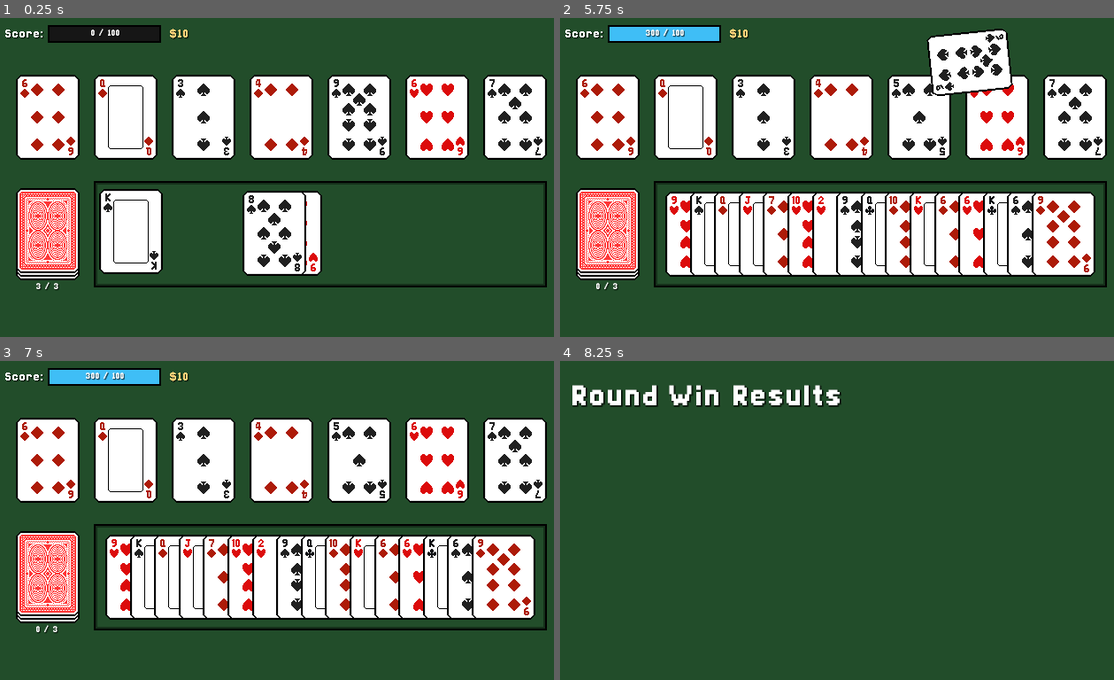
Above: before the commit, frames 1-4 (two rows, left to right).
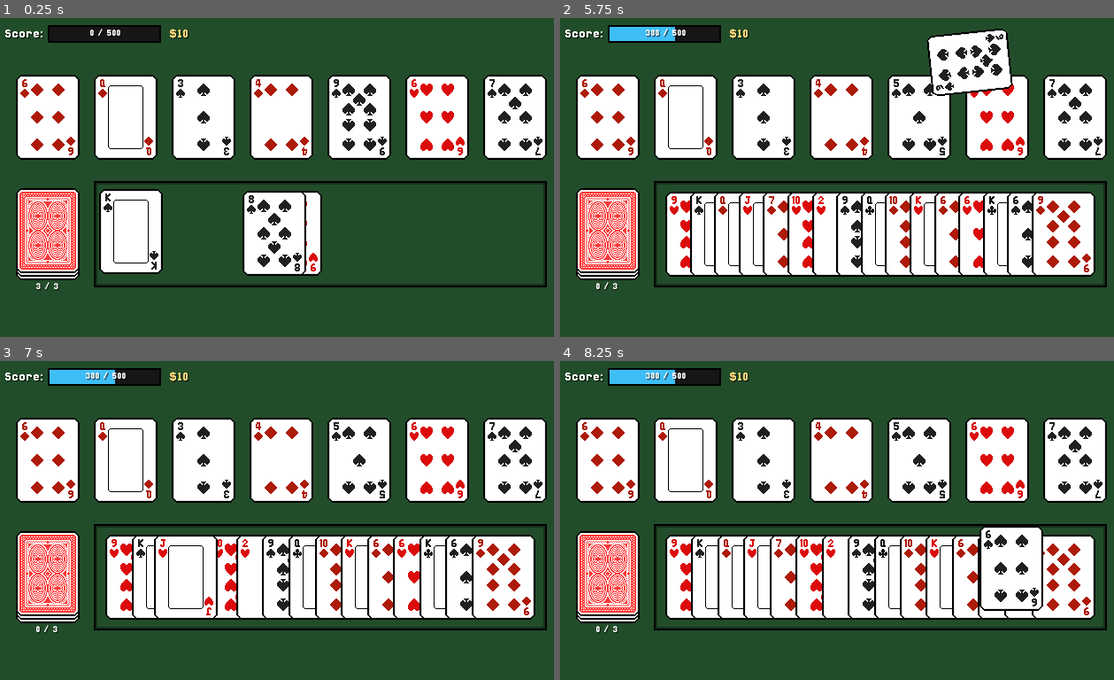
Above: after the commit, the same moments.

Repository: AyyBee123/Oristaile
Game: Godot game, scene res://Scenes/encounter.tscn
The game is run twice, just before and just after one commit, with the same random seed, the same clock (stepped at 60 frames per second) and the same inputs.
Inputs (mouse positions are in pixels of both pictures, inside the frame that each line leads up to):
- Up to frame 1 (0.25 s): no input
- Up to frame 2 (5.75 s): click "3 / 3" at 0.5 s; click "2 / 3" at 1.25 s; click "1 / 3" at 2 s; click "0 / 3" at 2.75 s; click "0 / 3" at 3.5 s; click "0 / 3" at 4.25 s; tap Enter at 5 s; drag from (698, 234) to (897, 107) at 5.02 s
- Up to frame 3 (7 s): tap Enter at 5.75, 6.5 s; drag from (160, 577) to (254, 584) at 5.77 s; move the mouse to (182, 577) at 6.52 s; press the mouse at (182, 577) at 6.53 s
- Up to frame 4 (8.25 s): release the mouse at (742, 577) at 7.25 s; tap Enter at 7.25, 8 s; drag from (770, 577) to (670, 472) at 7.27 s; move the mouse to (1008, 568) at 8.02 s; press the mouse at (1008, 568) at 8.03 s

The runs differ from the first frame. In frame 1, less than 0.1% of the frame differs, in the area x 16-22%, y 3-6%; in frame 2, 0.4%; in frame 3, 5.6%; in frame 4, 51%, in the area x 0-99%, y 2-86%.

Commit message:
Update encounter.tscn

Diff:
--- a/Scenes/encounter.tscn
+++ b/Scenes/encounter.tscn
@@ -13,7 +13,6 @@
 
 [node name="Encounter" type="CanvasLayer" unique_id=1945341202]
 script = ExtResource("1_wwxys")
-points_to_win = 100
 
 [node name="EncounterControl" type="Control" parent="." unique_id=1977854810]
 unique_name_in_owner = true
@@ -512,6 +511,7 @@
 [node name="ShopControl" type="Control" parent="." unique_id=553915089]
 unique_name_in_owner = true
 layout_mode = 3
+anchors_preset = 8
 anchor_left = 0.5
 anchor_top = 0.5
 anchor_right = 0.5
